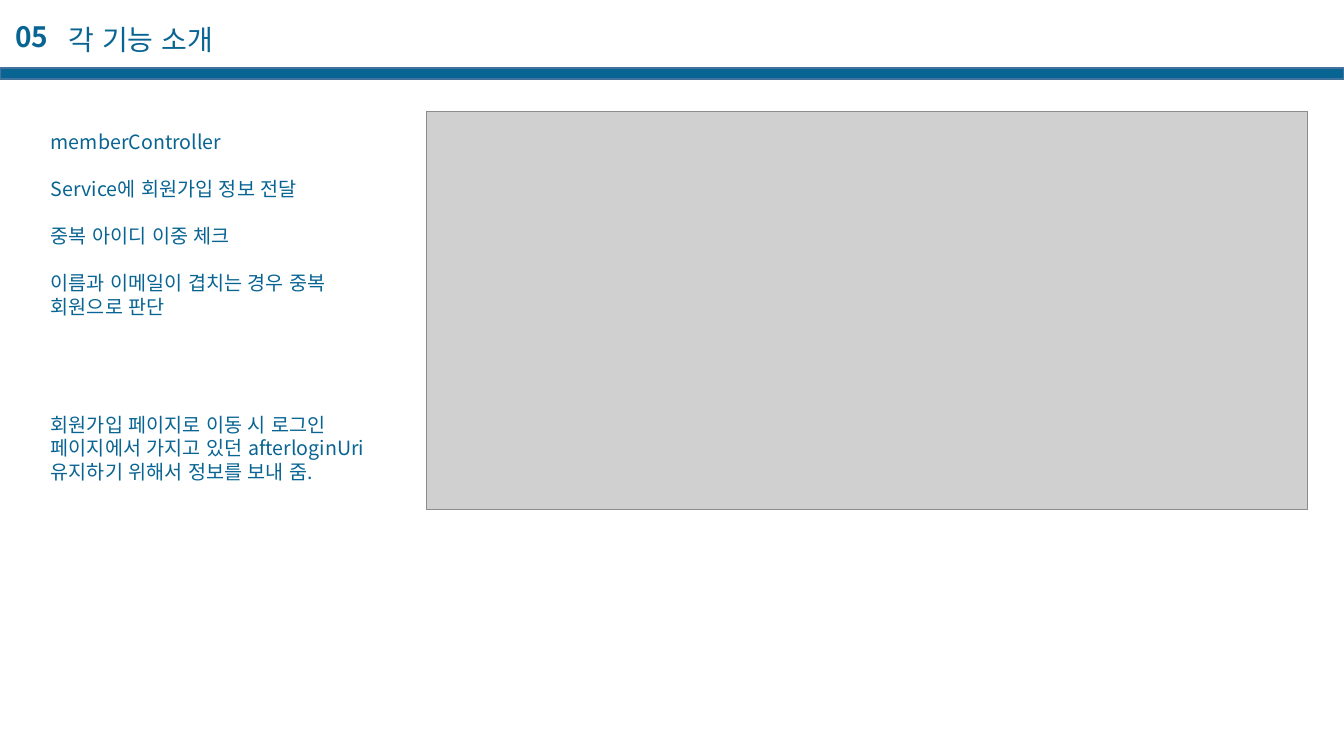
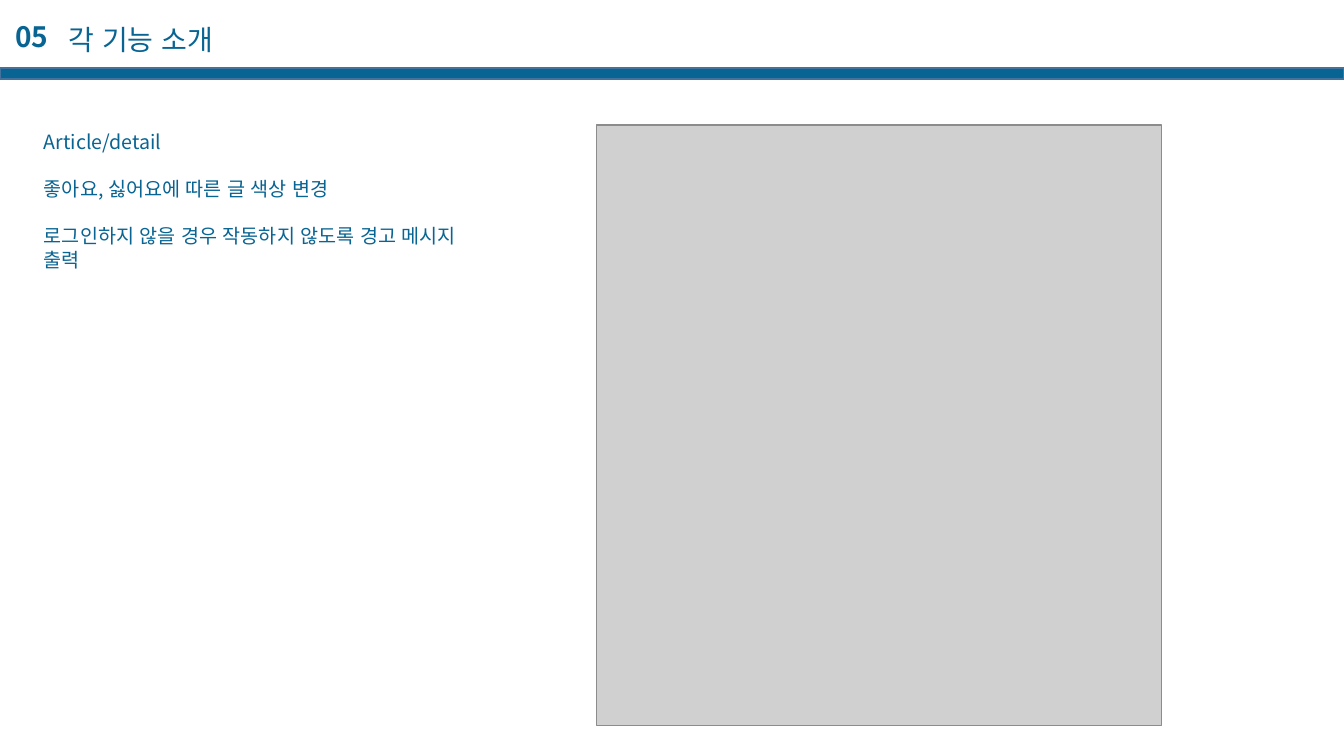
Before and after one commit to casatoo/EducationManager, a slide deck: slide 68 of 프로젝트 기술서.pptx. Drawn at 1344x756 pixels with LibreOffice and Linux fonts; fonts in the diff are those of the drawing; grey boxes stand for pictures. Boxes give left, top, right and bottom in pixels: in the first picture for what was removed or moved away, otherwise in the second. Text is boxed around its words. In the diff, an @@ line names an element or a change of style, - is before the commit and + after.

```diff
--- a/프로젝트 기술서.pptx
+++ b/프로젝트 기술서.pptx
@@ picture removed at (426, 112, 1308, 510) @@
@@ text added at (44, 133, 456, 269), 14 pt, text #086492 @@
+Article/detail
+좋아요, 싫어요에 따른 글 색상 변경
+로그인하지 않을 경우 작동하지 않도록 경고 메시지 출력
@@ text removed at (51, 133, 364, 481) @@
-memberController
-Service에 회원가입 정보 전달
-중복 아이디 이중 체크
-이름과 이메일이 겹치는 경우 중복 회원으로 판단
-회원가입 페이지로 이동 시 로그인 페이지에서 가지고 있던 afterloginUri 유지하기 위해서 정보를 보내 줌.
@@ picture added at (597, 125, 1162, 726) @@
```
Also in this commit, not shown: 4 other slides changed, 11 slides added, 2 slides removed.
